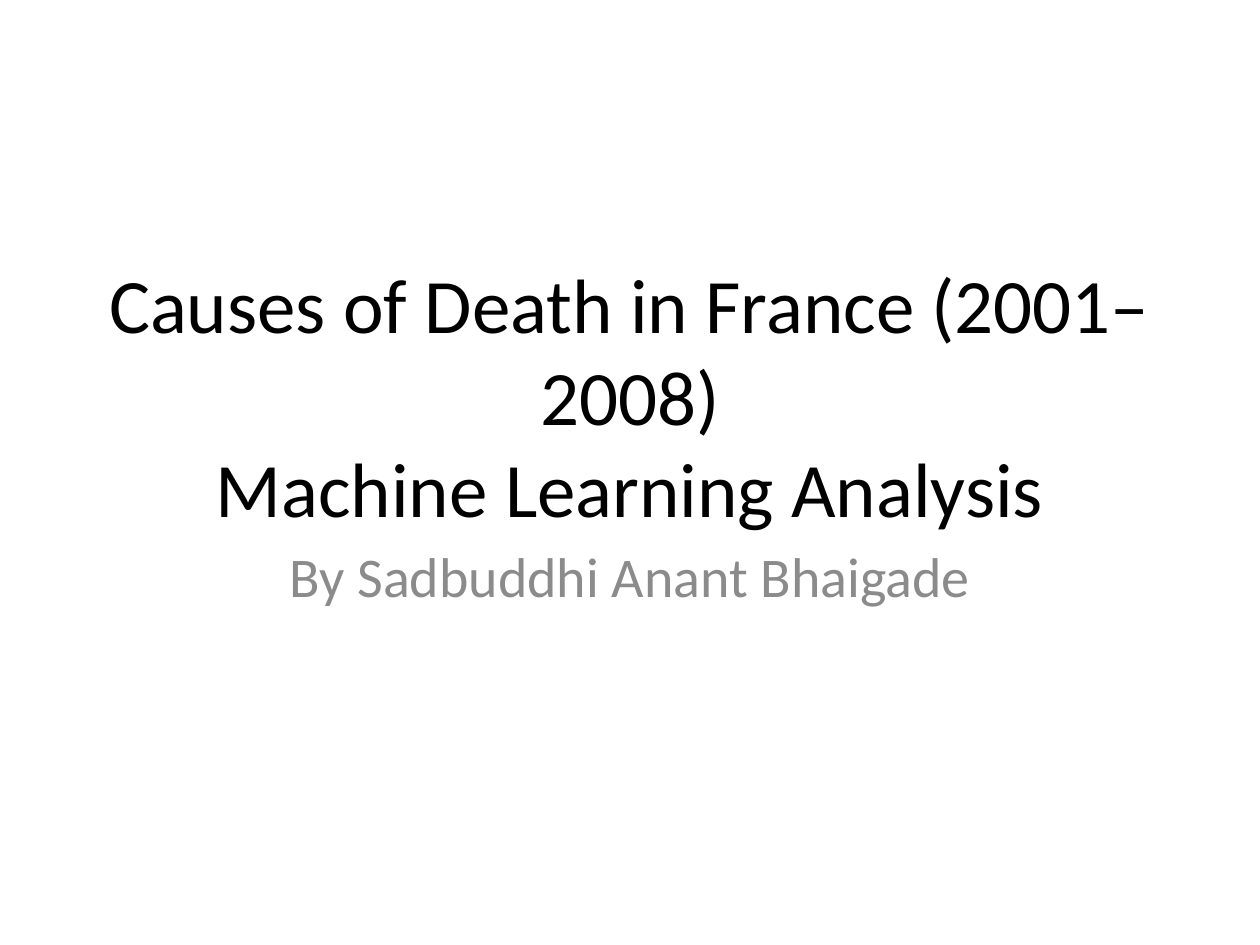
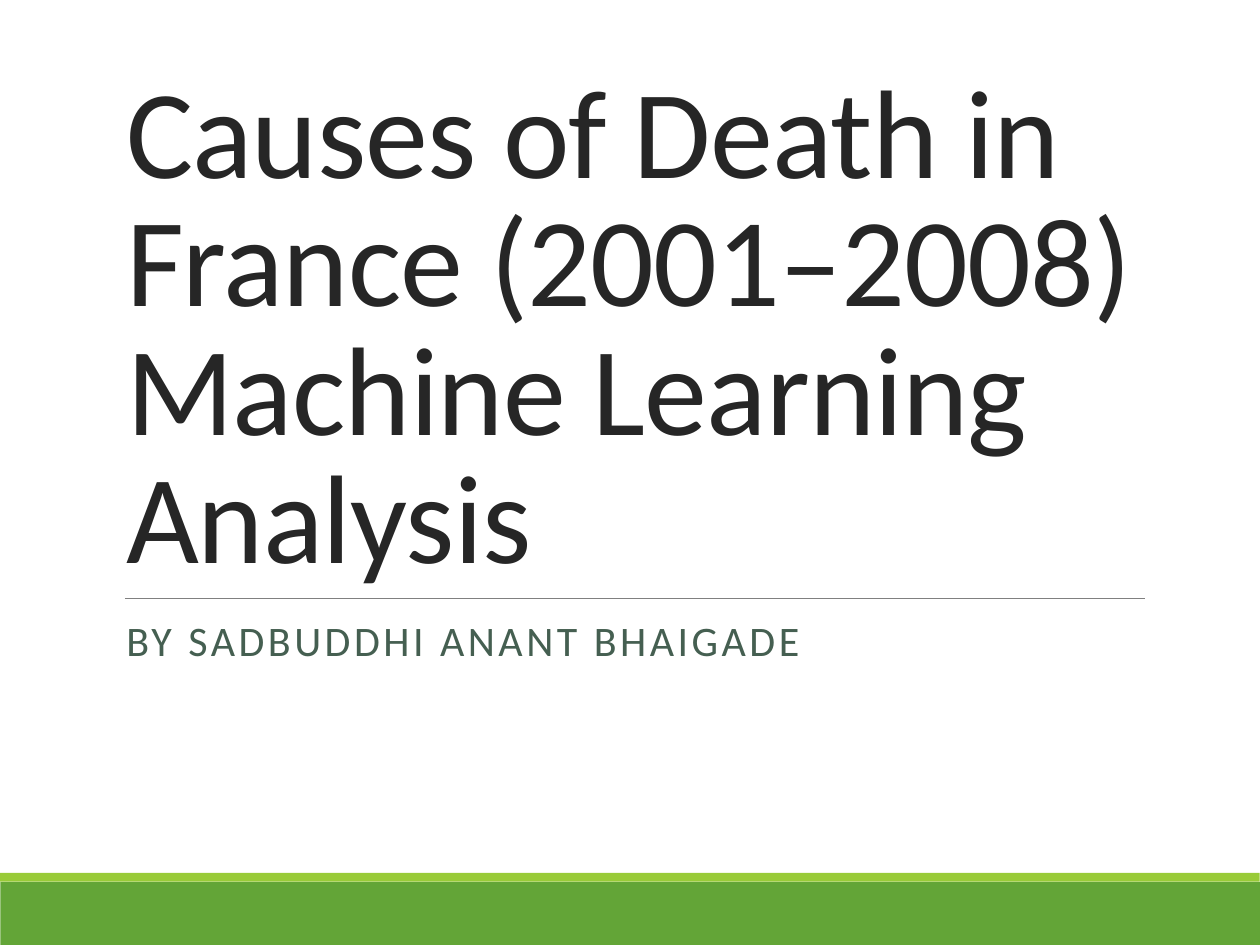
Before and after one commit to sadbuddhib-netizen/ml, a slide deck: slide 1 of CausesOfDeath_Analysis_Sadbuddhi.pptx. Drawn at 1260x945 pixels with LibreOffice and Linux fonts; fonts in the diff are those of the drawing. Boxes give left, top, right and bottom in pixels: in the first picture for what was removed or moved away, otherwise in the second. Text is boxed around its words. In the diff, an @@ line names an element or a change of style, - is before the commit and + after.

```diff
--- a/CausesOfDeath_Analysis_Sadbuddhi.pptx
+++ b/CausesOfDeath_Analysis_Sadbuddhi.pptx
@@ title "Causes of Death in France ...": place and size @@
-title "Causes of Death in France ..." at [109,277,1150,531]
+title "Causes of Death in France ..." at [126,90,1131,584]
@@ title "Causes of Death in France ..." at [126,90,1131,584]: size 44 to 72 pt, text colour #000000 to #262626, letter spacing 0 to -0.5 pt; alignment centre to left; line spacing 1 to 0.85; vertical alignment middle to bottom @@
@@ line added from (125, 598) to (1145, 598), #808080 0.5 pt @@
@@ subtitle at [126,628,799,657]: text changed; size 32 to 24 pt; text colour #8C8C8C to #455F51 @@
-By Sadbuddhi Anant Bhaigade
+BY SADBUDDHI ANANT BHAIGADE
@@ rectangle added at [0,882,1260,945], fill #63A537 @@
@@ rectangle added at [0,873,1260,882], fill #99CB38 @@
```
Also in this commit, not shown: 7 other slides changed.
